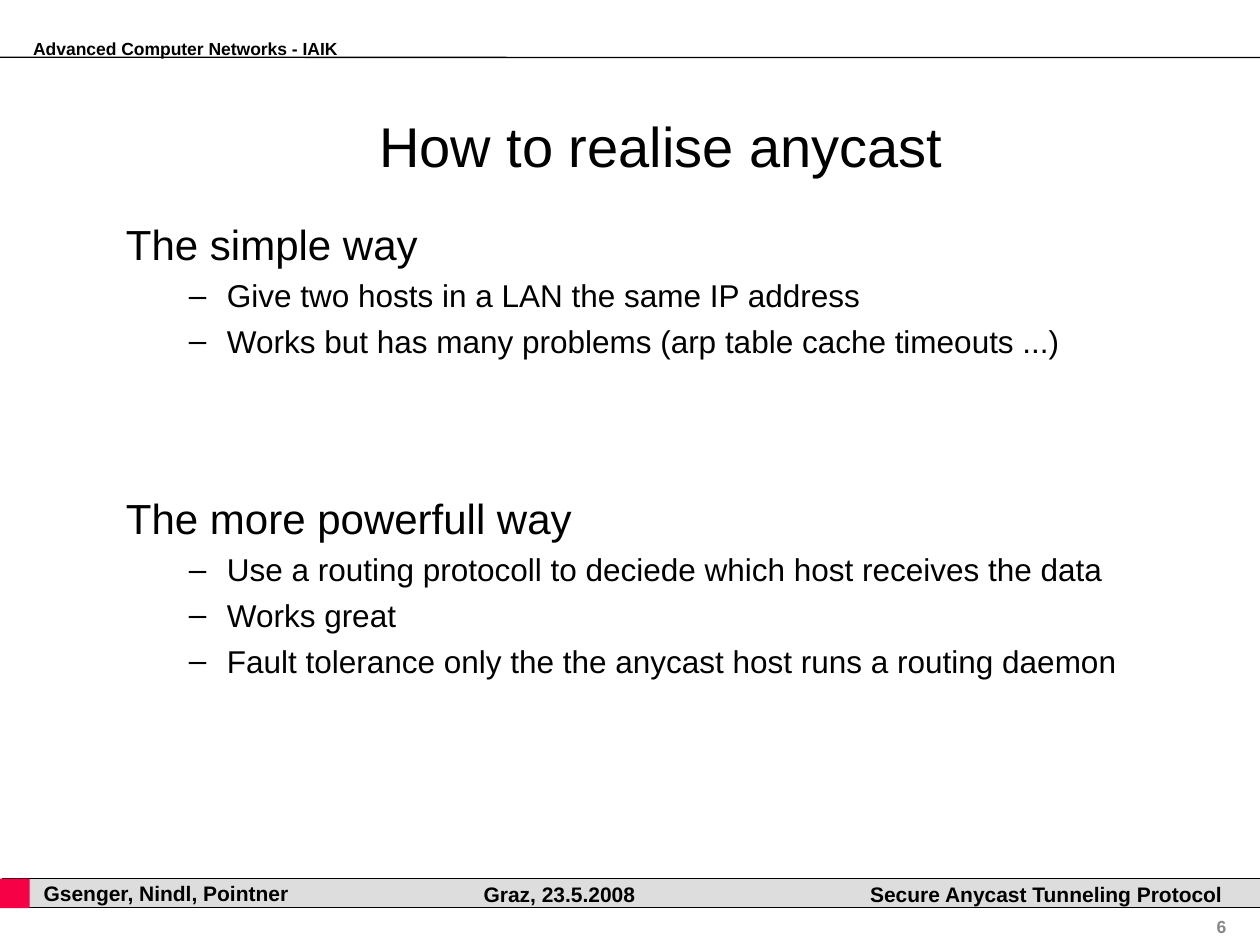
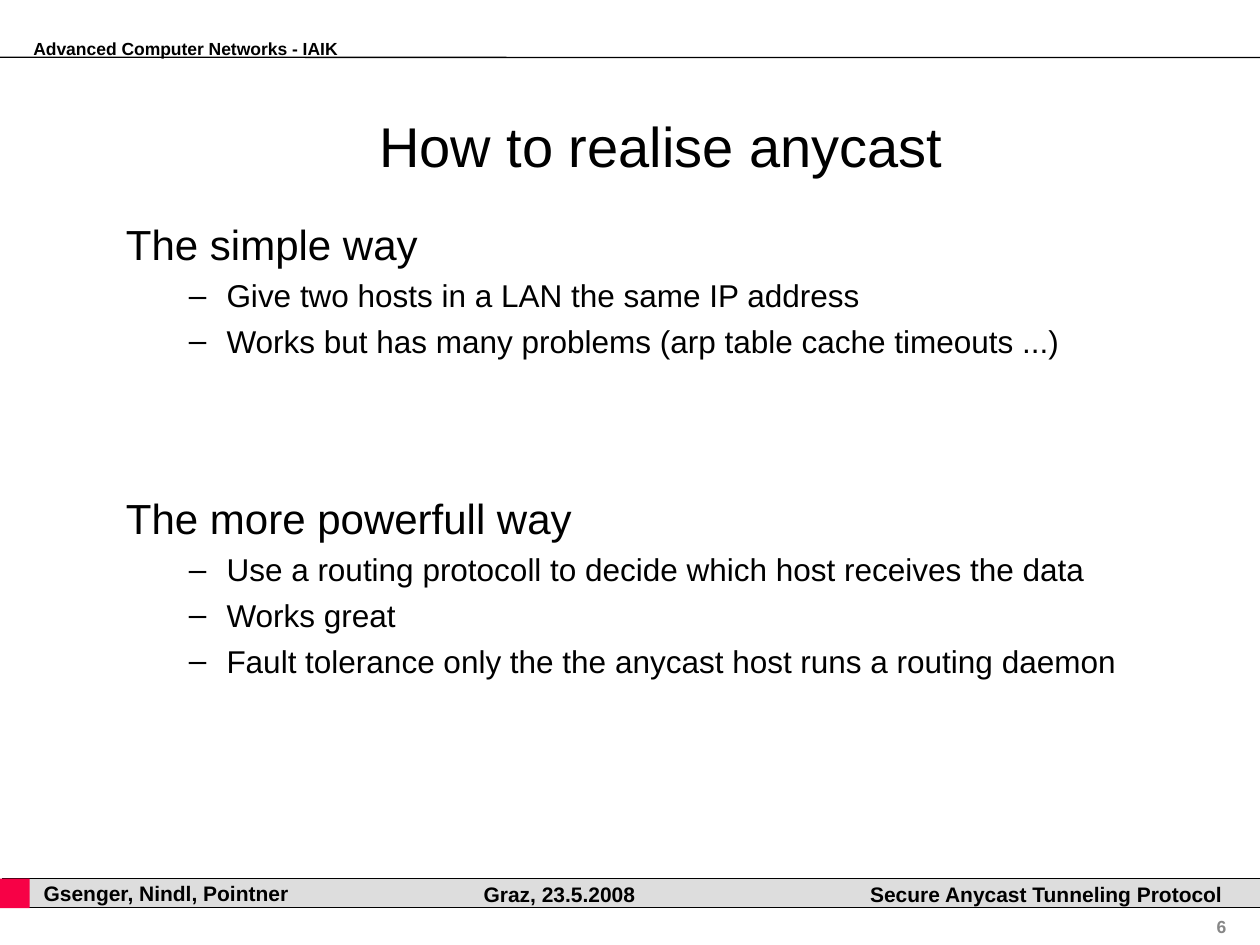
Before and after one commit to pyhedgehog/anytun, a slide deck: slide 6 of papers/acn.ppt. Drawn at 1260x945 pixels with LibreOffice and Linux fonts; fonts in the diff are those of the drawing; background and template pictures are left out. Boxes give left, top, right and bottom in pixels: in the first picture for what was removed or moved away, otherwise in the second. Text is boxed around its words. In the diff, an @@ line names an element or a change of style, - is before the commit and + after.

```diff
--- a/papers/acn.ppt
+++ b/papers/acn.ppt
@@ text at [227, 558, 1084, 587]: text changed @@
-  – Use a routing protocoll to deciede which host receives the data
+  – Use a routing protocoll to decide which host receives the data
```
Also in this commit, not shown: 7 other slides changed, 10 slides added.
